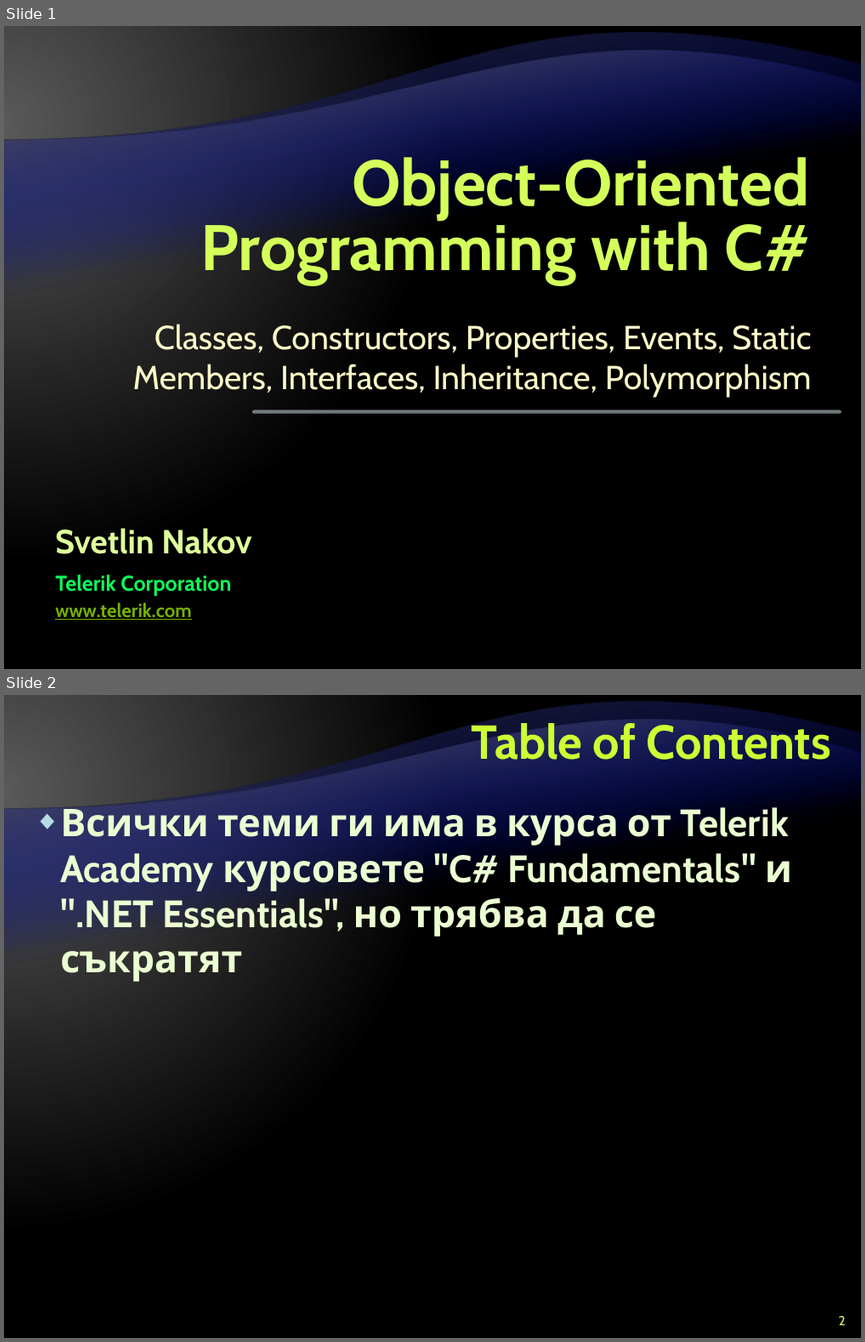
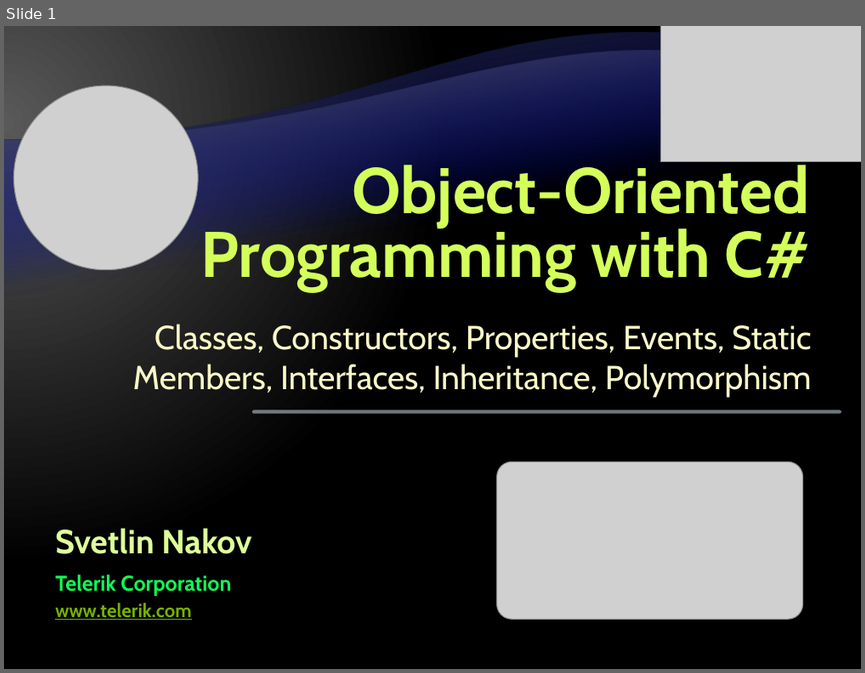
Before and after one commit to Graveheart/aspnetcourse, a slide deck: lectures/4. Object-Oriented Programming with C#.pptx. Shown one above the other, each under a label of ours: slides 1 and 2 before the commit, slide 1 after it. The pictures are 865x1342 and 865x673 pixels, drawn with LibreOffice and Linux fonts; fonts in the diff are those of the drawing; grey boxes stand for pictures; background and template pictures are left out. Boxes give left, top, right and bottom in pixels: in the first picture for what was removed or moved away, otherwise in the second. Text is boxed around its words. In the diff, an @@ line names an element or a change of style, - is before the commit and + after.

```diff
--- a/lectures/4. Object-Oriented Programming with C#.pptx
+++ b/lectures/4. Object-Oriented Programming with C#.pptx
@@ slide 2 removed at (4,695,861,1338), background gradient #595959 to #000000; not listed: 2 template elements that a slide beside it also shows @@
@@ title removed at (471,719,831,760) @@
-Table of Contents
@@ text removed at (60,802,792,981) @@
-◆ Всички теми ги има в курса от Telerik Academy курсовете "C# Fundamentals" и ".NET Essentials", но трябва да се съкратят
@@ page number removed at (839,1315,846,1325) @@
-2
@@ slide 1 changed as well @@
@@ picture added at (660,26,861,161) @@
@@ picture added at (4,76,207,280) @@
@@ title "Object-Oriented Programming with C#": place and size @@
-title "Object-Oriented Programming with C#" at (201,152,810,284)
+title "Object-Oriented Programming with C#" at (201,159,810,291)
@@ picture added at (497,461,802,618) @@
```
Also in this commit, not shown: 87 slides added, 1 other slide removed, 1 other file.
